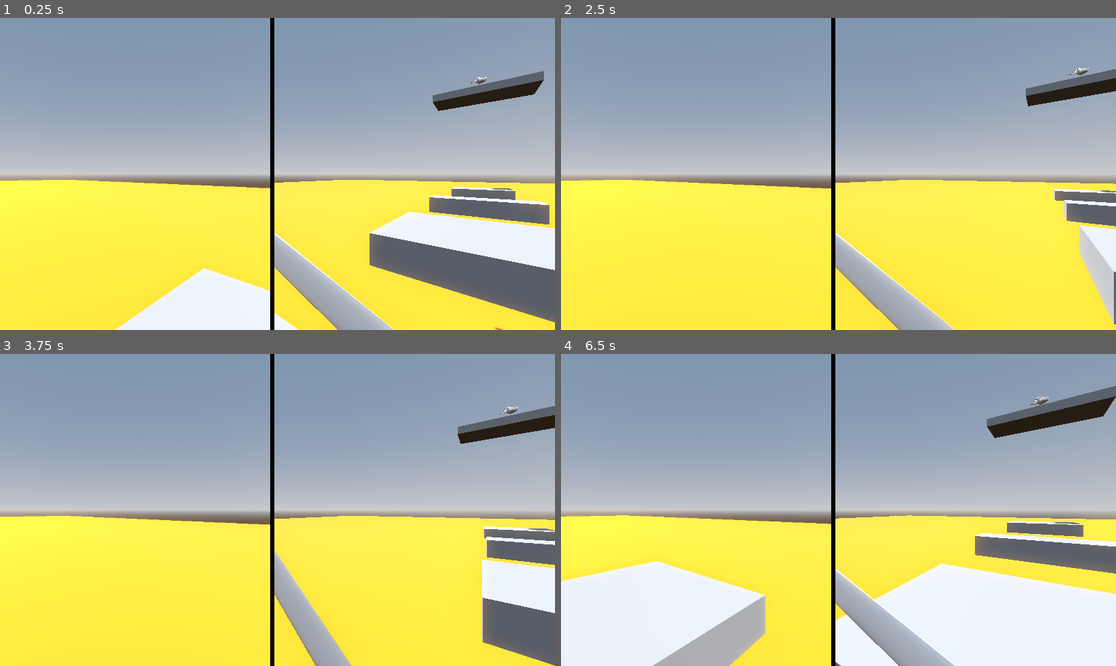
Above: before the commit, frames 1-4 (two rows, left to right).
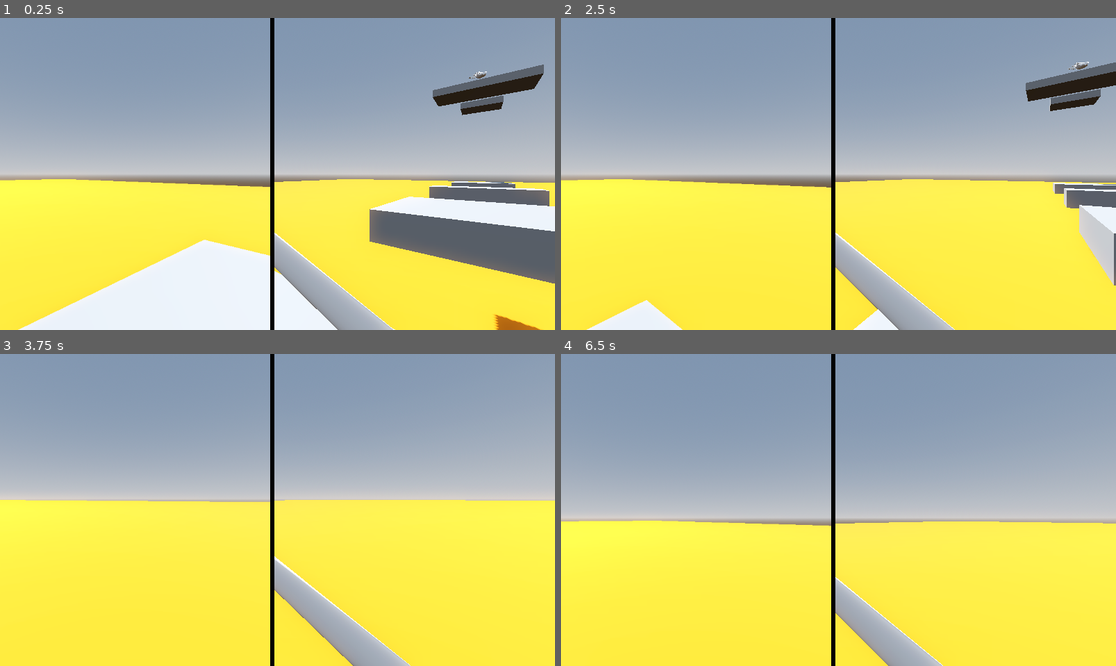
Above: after the commit, the same moments.

Repository: Sensei-whoop/Project-Daniel
Game: Godot game, scene res://Lvls/MovingPlatform.tscn
Two runs of this game, one before a commit and one after it. Both use one fixed random seed, a clock stepped at 60 frames per second and the inputs below. This scene is started directly instead of the project's main scene.
Inputs (mouse positions are in pixels of both pictures, inside the frame that each line leads up to):
- Up to frame 1 (0.25 s): no input
- Up to frame 2 (2.5 s): tap Enter (ui_accept) at 0.5, 0.77, 1.52, 2 s; move the mouse to (866, 174) at 0.52 s; hold Up (ui_up) from 0.53 s (still down); click (866, 174) at 0.6 s; move the mouse to (810, 174) at 1.27 s; click (810, 174) at 1.35 s; move the mouse to (849, 167) at 2.02 s; click (849, 167) at 2.1 s
- Up to frame 3 (3.75 s): keep holding Up (ui_up); move the mouse to (271, 516) at 2.77 s; click (271, 516) at 2.85 s; tap Enter (ui_accept) at 3.02 s; move the mouse to (316, 513) at 3.52 s; click (316, 513) at 3.6 s
- Up to frame 4 (6.5 s): tap Enter (ui_accept) at 3.77, 4.52, 6.02 s; move the mouse to (794, 506) at 4.27 s; click (794, 506) at 4.35 s; move the mouse to (844, 510) at 5.02 s; click (844, 510) at 5.1 s; move the mouse to (816, 503) at 5.77 s; release Up (ui_up) at 5.78 s; hold Right (ui_right) from 5.78 s (still down); click (816, 503) at 5.85 s

The runs differ from the first frame. In frame 1, 17% of the frame differs, in the area x 0-100%, y 14-100%; in frame 2, 4.7%; in frame 3, 15%; in frame 4, 31%, in the area x 0-100%, y 10-100%.

Commit message:
finished moving level

Diff:
--- a/Lvls/MovingPlatform.tscn
+++ b/Lvls/MovingPlatform.tscn
@@ -7,6 +7,7 @@
 [ext_resource type="PackedScene" uid="uid://cyf88uaf00lc1" path="res://Other/camera_setup.tscn" id="5_np40y"]
 [ext_resource type="PackedScene" uid="uid://bdjircr84upqa" path="res://Other/death.tscn" id="6_ph7x3"]
 [ext_resource type="PackedScene" path="res://Entities/ranged_enemy.tscn" id="7_wyew6"]
+[ext_resource type="Script" path="res://Lvls/finishPointMovingPlatformLvl.gd" id="8_opred"]
 
 [sub_resource type="ProceduralSkyMaterial" id="ProceduralSkyMaterial_t62m2"]
 sky_horizon_color = Color(0.64625, 0.65575, 0.67075, 1)
@@ -64,6 +65,10 @@
 "Rise_and_Lower": SubResource("Animation_7nva3")
 }
 
+[sub_resource type="BoxShape3D" id="BoxShape3D_ku7pa"]
+
+[sub_resource type="BoxMesh" id="BoxMesh_j5l2d"]
+
 [node name="Opening Level" type="Node3D"]
 script = ExtResource("1_cbjq5")
 
@@ -75,7 +80,7 @@
 environment = SubResource("Environment_4ku40")
 
 [node name="Player" parent="." instance=ExtResource("2_2ybw0")]
-transform = Transform3D(1, 0, 0, 0, 1, 0, 0, 0, 1, 0, 2.73835, 0)
+transform = Transform3D(1, 0, 0, 0, 1, 0, 0, 0, 1, 0, 2, 0)
 
 [node name="Start Point" type="CSGBox3D" parent="."]
 transform = Transform3D(5, 0, 0, 0, 1, 0, 0, 0, 10, 0, 0, 0)
@@ -130,4 +135,16 @@
 [node name="Ranged Enemy" parent="." instance=ExtResource("7_wyew6")]
 transform = Transform3D(1, 0, 0, 0, 1, 0, 0, 0, 1, 39.4387, 15.8859, 0)
 
+[node name="FinishPointArea" type="Area3D" parent="."]
+transform = Transform3D(5, 0, 0, 0, 1, 0, 0, 0, 5, 50, 14, 0)
+script = ExtResource("8_opred")
+
+[node name="FinishPointShape" type="CollisionShape3D" parent="FinishPointArea"]
+shape = SubResource("BoxShape3D_ku7pa")
+
+[node name="MeshInstance3D" type="MeshInstance3D" parent="FinishPointArea"]
+mesh = SubResource("BoxMesh_j5l2d")
+
 [connection signal="player_fell" from="Death" to="." method="_on_death_player_fell"]
+[connection signal="body_entered" from="FinishPointArea" to="." method="_on_finish_point_area_body_entered"]
+[connection signal="body_entered" from="FinishPointArea" to="FinishPointArea" method="_on_body_entered"]
--- /dev/null
+++ b/Lvls/finishPointMovingPlatformLvl.gd
@@ -0,0 +1,5 @@
+extends Area3D
+
+func _on_body_entered(body: Node3D) -> void:
+	if body.is_in_group("Player"):
+		get_parent_node_3d().get_tree().change_scene_to_file("res://Lvls/finalLevel2.tscn")
Not shown: 1 places in Lvls/MovingPlatform.tscn that only renumber resources
Not shown: 1 places in Lvls/test_scene.tscn that only renumber resources
